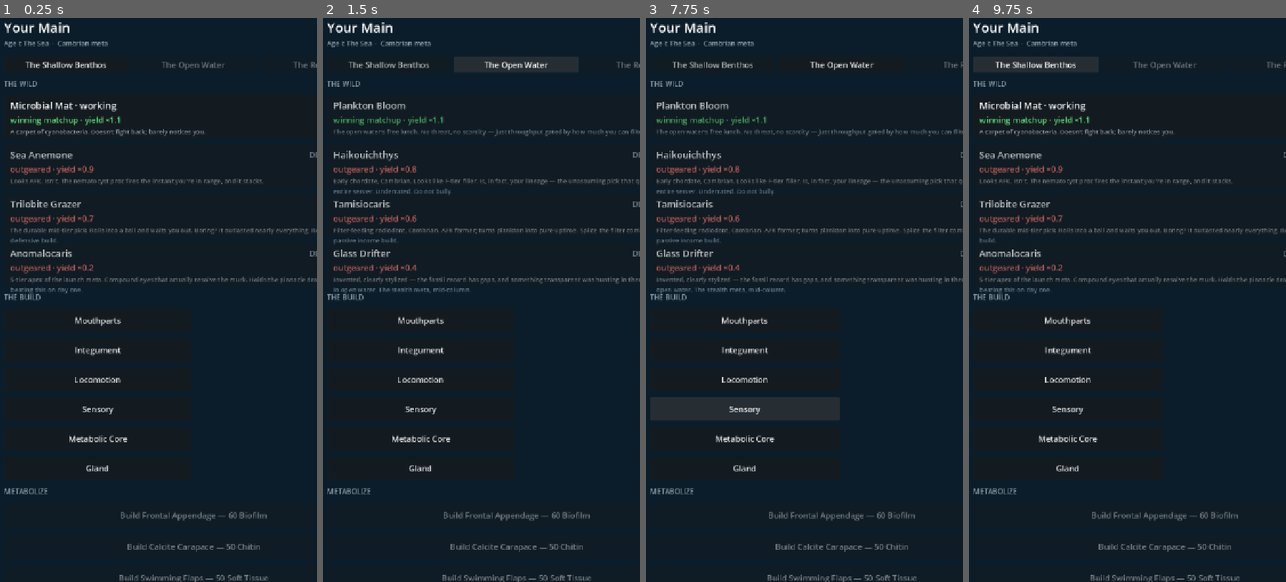
Above: before the commit, frames 1-4 (left to right).
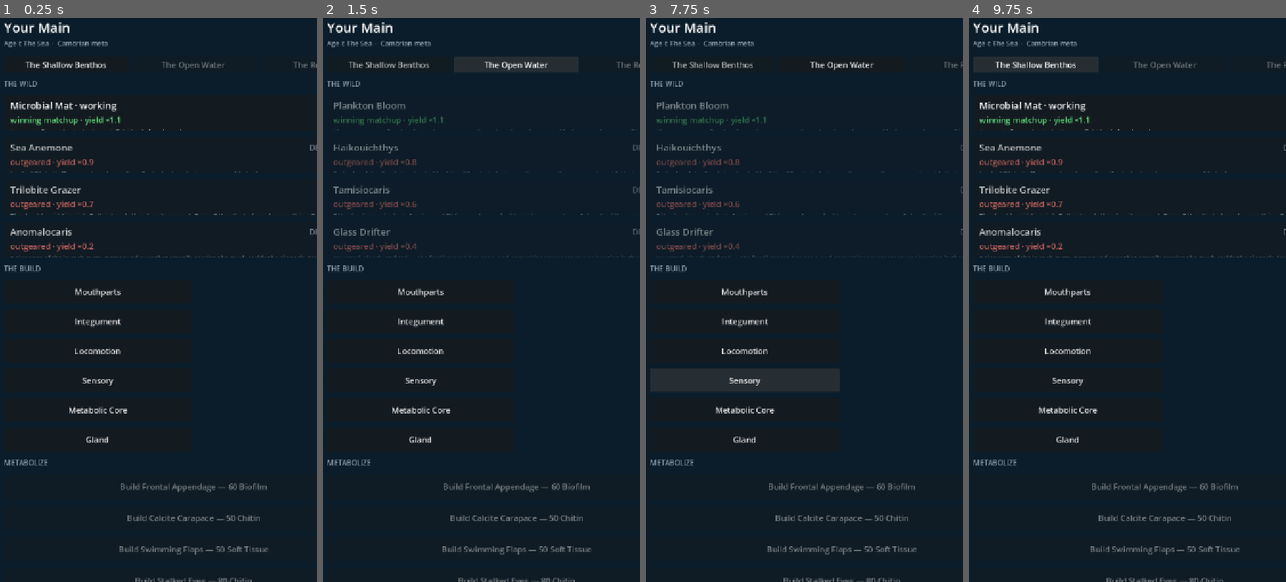
Above: after the commit, the same moments.

Repository: leonbzt/CradleOfLife
Game: Godot game, scene res://ui/main.tscn
Same seed, same stepped clock (60 frames per second), same inputs: the game is played once before the commit and once after it.
Inputs (mouse positions are in pixels of both pictures, inside the frame that each line leads up to):
- Up to frame 1 (0.25 s): no input
- Up to frame 2 (1.5 s): click "The Shallow Benthos" at 0.5 s; click "The Open Water" at 1.25 s
- Up to frame 3 (7.75 s): click (839, 113) at 2.02 s; click "Mouthparts" at 2.75 s; click (839, 164) at 3.52 s; click "Integument" at 4.25 s; click (839, 215) at 5.02 s; click "Locomotion" at 5.75 s; click (839, 266) at 6.52 s; click "Sensory" at 7.25 s
- Up to frame 4 (9.75 s): click "Metabolic Core" at 8 s; click "Gland" at 8.75 s; click "The Shallow Benthos" at 9.5 s

The runs differ from the first frame. In frame 1, 6.0% of the frame differs, in the area x 1-100%, y 19-100%; in frame 2, 6.4%; in frame 3, 6.4%, in the area x 1-100%, y 14-100%; in frame 4, 6.0%.

Commit message:
Fix three playtest bugs: node selection, text wrap, splice UX
- Open Water nodes no longer silently fail: locked niche cards are
  now disabled (45% opacity) with a tooltip explaining the key requirement
  ("Locked — equip a Uptime adaptation to enter this niche.")
- Flavor text wrapping: add SIZE_EXPAND_FILL + custom_minimum_size(1,0)
  on the flavor label to break Godot's circular sizing; add clip_contents
  on the card button as a safety net
- Splice offer UX: button now reads "Claim (+1 copy)", shows current
  copy count inline "(have ×N)", and tooltip explains the codex/graft flow

Co-Authored-By: Claude Sonnet 4.6 <noreply@anthropic.com>

Diff:
--- a/ui/main.gd
+++ b/ui/main.gd
@@ -20,14 +20,15 @@
 
 # Widgets
 var _power_value: Label
-var _niche_buttons: Dictionary = {}   # niche_id -> Button
-var _cards: Dictionary = {}           # node_id -> {card, name_lbl, matchup_lbl, danger_lbl}
-var _doll_slot_labels: Dictionary = {} # slot -> {name_lbl, graft_lbl}
-var _mat_labels: Dictionary = {}      # material_id -> Label
-var _gene_rows: Dictionary = {}       # gene_id -> {row, count_lbl}
+var _niche_buttons: Dictionary = {}  # niche_id -> Button
+var _cards: Dictionary = {}  # node_id -> {card, name_lbl, matchup_lbl, danger_lbl}
+var _doll_slot_labels: Dictionary = {}  # slot -> {name_lbl, graft_lbl}
+var _mat_labels: Dictionary = {}  # material_id -> Label
+var _gene_rows: Dictionary = {}  # gene_id -> {row, count_lbl}
 var _splice_list: VBoxContainer
 var _pop_layer: Control
 var _graft_sheet: Control  # modal sheet
+var _graft_slot: String = ""
 
 
 func _ready() -> void:
@@ -155,7 +156,9 @@
 	for node: Dictionary in Data.content.tables.get("nodes", []):
 		var node_id := String(node.get("id", ""))
 		var card := Button.new()
-		card.custom_minimum_size = Vector2(0, 96)
+		card.custom_minimum_size = Vector2(0, 80)
+		card.size_flags_horizontal = Control.SIZE_EXPAND_FILL
+		card.clip_contents = true
 		card.pressed.connect(func() -> void: Store.assign_node(_lineage().id, node_id))
 
 		var pad := MarginContainer.new()
@@ -199,6 +202,8 @@
 		flavor_lbl.add_theme_color_override("font_color", DIM)
 		flavor_lbl.add_theme_font_size_override("font_size", 14)
 		flavor_lbl.autowrap_mode = TextServer.AUTOWRAP_WORD_SMART
+		flavor_lbl.size_flags_horizontal = Control.SIZE_EXPAND_FILL
+		flavor_lbl.custom_minimum_size = Vector2(1, 0)
 		box.add_child(flavor_lbl)
 
 		_cards[node_id] = {
@@ -258,7 +263,9 @@
 		var name_lbl := Label.new()
 		name_lbl.text = String(gene.get("name", gene_id))
 		name_lbl.size_flags_horizontal = Control.SIZE_EXPAND_FILL
-		name_lbl.add_theme_color_override("font_color", RarityColors.of(String(gene.get("rarity", "common"))))
+		name_lbl.add_theme_color_override(
+			"font_color", RarityColors.of(String(gene.get("rarity", "common")))
+		)
 		row.add_child(name_lbl)
 
 		var count_lbl := Label.new()
@@ -356,11 +363,27 @@
 		if not card.visible:
 			continue
 
+		var niche_locked := not Commands.meets_niche_keys(l, content, node_niche)
+		card.disabled = niche_locked
+		if niche_locked:
+			var niche_row := content.niche(node_niche)
+			var keys: Array = niche_row.get("affix_keys", [])
+			card.tooltip_text = (
+				"Locked — equip a %s adaptation to enter this niche." % String(keys[0]).capitalize()
+				if not keys.is_empty()
+				else ""
+			)
+		else:
+			card.tooltip_text = ""
+
 		var active := l.assigned_node == node_id
 		(refs["name_lbl"] as Label).text = (
 			String(node.get("name", node_id)) + (" · working" if active else "")
 		)
-		card.modulate = Color.WHITE if active else Color(1, 1, 1, 0.72)
+		if niche_locked:
+			card.modulate = Color(1, 1, 1, 0.45)
+		else:
+			card.modulate = Color.WHITE if active else Color(1, 1, 1, 0.72)
 
 		var danger := float(node.get("danger", 0.0))
 		var danger_lbl := refs["danger_lbl"] as Label
@@ -383,7 +406,9 @@
 			verdict = "even matchup"
 			color = DIM
 		var matchup_lbl := refs["matchup_lbl"] as Label
-		matchup_lbl.text = "%s · yield ×%.1f" % [verdict, Resolve.yield_efficiency(l, node, content)]
+		matchup_lbl.text = (
+			"%s · yield ×%.1f" % [verdict, Resolve.yield_efficiency(l, node, content)]
+		)
 		matchup_lbl.add_theme_color_override("font_color", color)
 
 	# Doll — all 6 slots
@@ -486,23 +511,27 @@
 		row.add_theme_constant_override("separation", 10)
 		_splice_list.add_child(row)
 
+		var current_copies := int(Store.state.genes_known.get(gene_id, 0))
 		var lbl := Label.new()
-		lbl.text = "Splice offer: %s  ·  source: %s" % [gene_name, node_name]
+		lbl.text = "%s  ·  from %s  (have ×%d)" % [gene_name, node_name, current_copies]
 		lbl.add_theme_color_override("font_color", RarityColors.of(rarity))
 		lbl.size_flags_horizontal = Control.SIZE_EXPAND_FILL
+		lbl.autowrap_mode = TextServer.AUTOWRAP_WORD_SMART
+		lbl.custom_minimum_size = Vector2(1, 0)
 		row.add_child(lbl)
 
 		var idx := i  # capture for closure
 		var claim_btn := Button.new()
-		claim_btn.text = "Claim"
+		claim_btn.text = "Claim (+1 copy)"
+		claim_btn.tooltip_text = (
+			"Adds 1 copy of this gene to your codex.\n"
+			+ "Gene copies unlock affixes — tap a doll slot to graft them."
+		)
 		claim_btn.pressed.connect(func() -> void: _on_claim_splice(idx))
 		row.add_child(claim_btn)
 
 
 # -- graft sheet --------------------------------------------------------------
-
-
-var _graft_slot: String = ""
 
 
 func _open_graft_sheet(slot: String) -> void:
@@ -545,9 +574,9 @@
 
 		var gc: Dictionary = affix.get("graft_cost", {})
 		var mat := String(gc.get("material", ""))
-		var cost_qty := int(roundf(
-			float(gc.get("base", 0.0)) * pow(float(gc.get("growth", 1.0)), target_tier - 1)
-		))
+		var cost_qty := int(
+			roundf(float(gc.get("base", 0.0)) * pow(float(gc.get("growth", 1.0)), target_tier - 1))
+		)
 		var have_mat := int(Store.state.inventory_materials.get(mat, 0.0))
 		var mat_name := String(content.material(mat).get("name", mat))
 
@@ -558,9 +587,17 @@
 		list.add_child(row)
 		var info_lbl := Label.new()
 		var tier_str := "T%d→T%d" % [current_tier, target_tier] if current_tier > 0 else "→T1"
-		info_lbl.text = "%s  %s  (%d/%d copies · %d %s)" % [
-			String(affix.get("name", affix_id)), tier_str, copies, target_tier, cost_qty, mat_name
-		]
+		info_lbl.text = (
+			"%s  %s  (%d/%d copies · %d %s)"
+			% [
+				String(affix.get("name", affix_id)),
+				tier_str,
+				copies,
+				target_tier,
+				cost_qty,
+				mat_name
+			]
+		)
 		info_lbl.size_flags_horizontal = Control.SIZE_EXPAND_FILL
 		if not can_afford:
 			info_lbl.add_theme_color_override("font_color", DIM)
@@ -701,9 +738,14 @@
 
 func _roman(n: int) -> String:
 	match n:
-		1: return "I"
-		2: return "II"
-		3: return "III"
-		4: return "IV"
-		5: return "V"
+		1:
+			return "I"
+		2:
+			return "II"
+		3:
+			return "III"
+		4:
+			return "IV"
+		5:
+			return "V"
 	return str(n)
